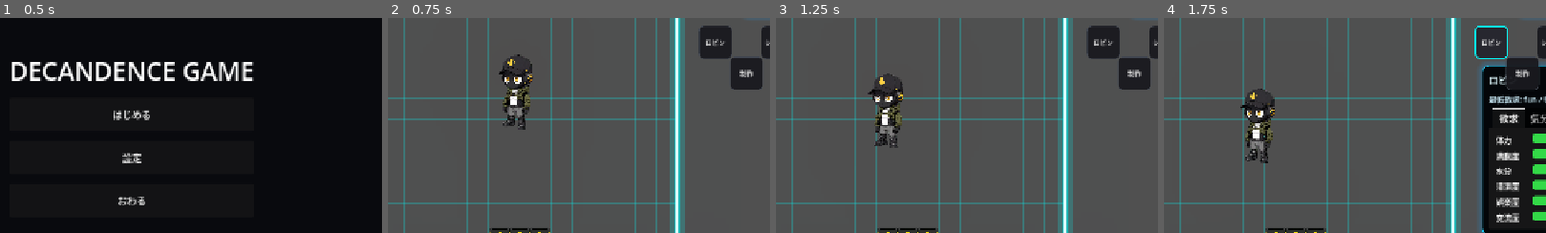
Above: before the commit, frames 1-4 (left to right).
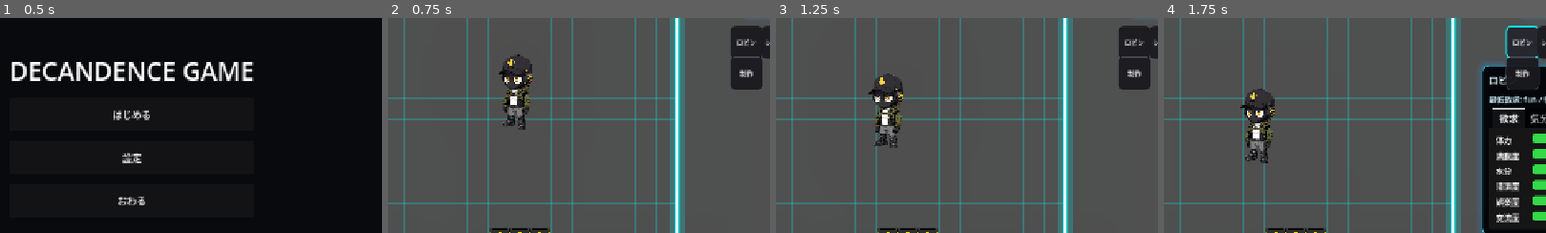
Above: after the commit, the same moments.

Repository: grimoire1089-coder/optimistic
Game: Godot game, scene res://Scenes/Boot/TitleScene.tscn
The game is run twice, just before and just after one commit, with the same random seed, the same clock (stepped at 60 frames per second) and the same inputs. Sound files missing from this copy of the repository are replaced by a short silence.
Inputs:
- Up to frame 1 (0.5 s): no input
- Up to frame 2 (0.75 s): click "はじめる" at 0.5 s
- Up to frame 3 (1.25 s): no input
- Up to frame 4 (1.75 s): click "ロビン" at 1.25 s
The pictures show only the part of the screen within x 33-83%, y 23-73%; the shares and areas given below are measured in that part.

Frame 1 is identical in both runs. In frame 2, 2.3% of the frame differs, in the area x 81-98%, y 3-20%; in frame 3, 2.3%; in frame 4, 2.4%.

Commit message:
Stabilize two-row HUD button layout

Diff:
--- a/Scripts/UI/HUD/CraftButton.gd
+++ b/Scripts/UI/HUD/CraftButton.gd
@@ -3,10 +3,11 @@
 
 const DEFAULT_CLICK_SFX_PATH := "res://Assets/Audio/SFX/UI/UI_Click_001.ogg"
 const DEFAULT_LABEL_CODES := [0x5236, 0x4f5c]
+const FIRST_ROW_BUTTON_SIZE := Vector2(48.0, 48.0)
 const SECOND_ROW_TOP_RIGHT_OFFSET := Vector2(-280.0, 236.0)
 const SECOND_ROW_BUTTON_SIZE := Vector2(48.0, 48.0)
 const SECOND_ROW_MENU_TOP_RIGHT_OFFSET := Vector2(-328.0, 304.0)
-const SECOND_ROW_MENU_SIZE := Vector2(304.0, 172.0)
+const SECOND_ROW_MENU_SIZE := Vector2(304.0, 260.0)
 
 @export var label_text: String = ""
 @export var craft_menu_path: NodePath = NodePath("../CraftMenu")
@@ -20,7 +21,7 @@
 	text = _get_label_text()
 	_load_default_click_sfx_if_needed()
 	pressed.connect(_on_pressed)
-	call_deferred("_apply_second_row_layout_after_parent")
+	call_deferred("_apply_hud_button_layout_after_parent")
 
 
 func _on_pressed() -> void:
@@ -89,12 +90,25 @@
 	_add_rounded_button_styles()
 
 
-func _apply_second_row_layout_after_parent() -> void:
+func _apply_hud_button_layout_after_parent() -> void:
+	_place_canvas_sibling("RobinHudButton", Vector2(-280.0, 184.0), FIRST_ROW_BUTTON_SIZE)
+	_place_canvas_sibling("ShopButton", Vector2(-228.0, 184.0), FIRST_ROW_BUTTON_SIZE)
+	_place_canvas_sibling("InventoryButton", Vector2(-176.0, 184.0), FIRST_ROW_BUTTON_SIZE)
+	_place_canvas_sibling("BuildModeButton", Vector2(-124.0, 184.0), FIRST_ROW_BUTTON_SIZE)
+	_place_canvas_sibling("WorkCreditButton", Vector2(-72.0, 184.0), FIRST_ROW_BUTTON_SIZE)
 	_place_top_right_control(self, SECOND_ROW_TOP_RIGHT_OFFSET, SECOND_ROW_BUTTON_SIZE)
 	var craft_menu := _find_craft_menu() as Control
 	if craft_menu == null:
 		return
 	_place_top_right_control(craft_menu, SECOND_ROW_MENU_TOP_RIGHT_OFFSET, SECOND_ROW_MENU_SIZE)
+
+
+func _place_canvas_sibling(node_name: String, top_right_offset: Vector2, control_size: Vector2) -> void:
+	var parent_node := get_parent()
+	if parent_node == null:
+		return
+	var control := parent_node.get_node_or_null(node_name) as Control
+	_place_top_right_control(control, top_right_offset, control_size)
 
 
 func _place_top_right_control(control: Control, top_right_offset: Vector2, control_size: Vector2) -> void:
